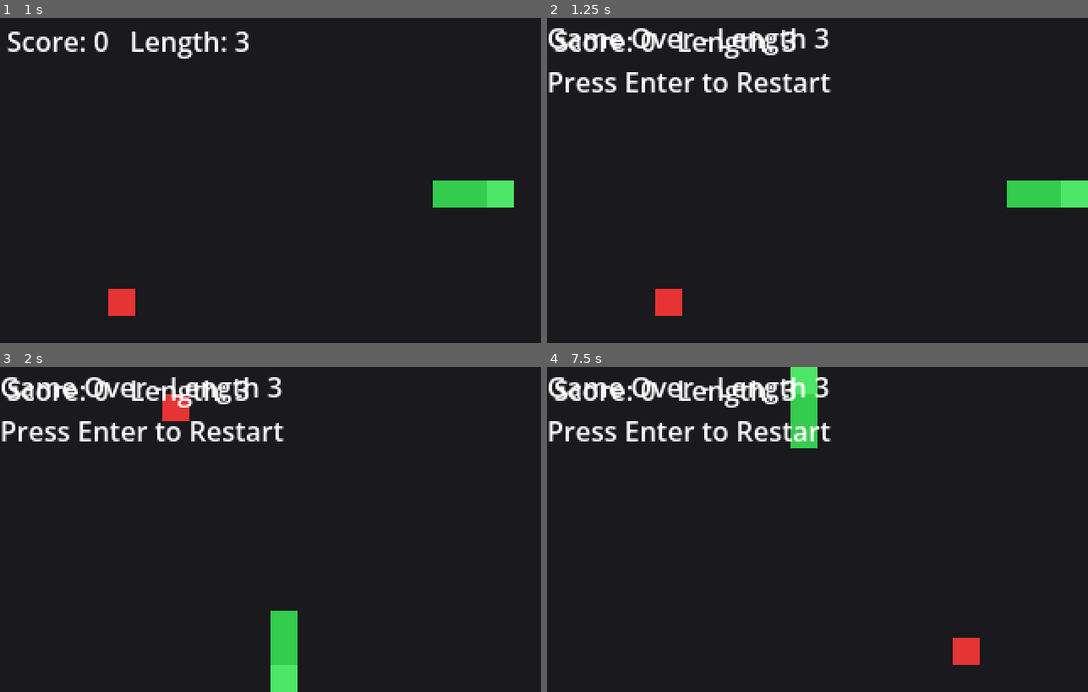
Above: before the commit, frames 1-4 (two rows, left to right).
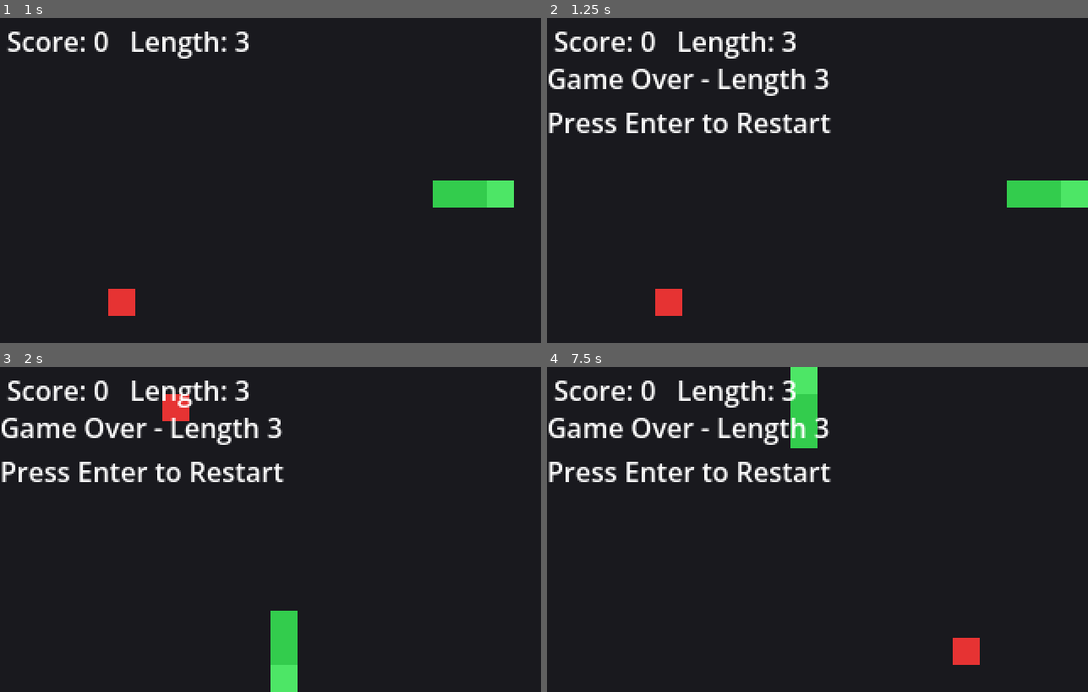
Above: after the commit, the same moments.

Repository: Tassnaz/vibe-code-test
Game: Godot game, scene res://scenes/Game.tscn
Two runs of this game, one before a commit and one after it. Both use one fixed random seed, a clock stepped at 60 frames per second and the inputs below.
Inputs:
- Up to frame 1 (1 s): tap Enter (ui_accept) at 0.5, 0.77 s; hold Right (ui_right) from 0.53 s (still down)
- Up to frame 2 (1.25 s): keep holding Right (ui_right)
- Up to frame 3 (2 s): tap Enter (ui_accept) at 1.25, 1.52 s; release Right (ui_right) at 1.28 s; hold Down (ui_down) from 1.28 s (still down)
- Up to frame 4 (7.5 s): tap Enter (ui_accept) at 2, 3.02, 3.77, 4.52, 6.02, 6.77 s; release Down (ui_down) at 2.03 s; hold Right (ui_right) 2.03-2.78 s; hold Up (ui_up) 2.78-3.53 s; hold Left (ui_left) 3.53-5.03 s; hold Down (ui_down) 5.03-5.78 s; hold Right (ui_right) 5.78-6.53 s; hold Up (ui_up) 6.53-7.28 s; hold Right (ui_right) from 7.28 s (still down)

Frame 1 is identical in both runs. In frame 2, 4.9% of the frame differs, in the area x 0-53%, y 3-36%; in frame 3, 4.9%; in frame 4, 4.9%.

Commit message:
Keep game-over label clear of the score label
GameOverLabel used full-rect anchors (0,0 to 1,1), so its box covered
the ScoreLabel's corner even though the centered text itself landed
lower on screen. Push its top edge down below the score row so the
two never overlap regardless of text length or alignment.

Co-Authored-By: Claude Sonnet 5 <noreply@anthropic.com>

Diff:
--- a/project.godot
+++ b/project.godot
@@ -22,7 +22,6 @@
 window/size/window_width_override=960
 window/size/window_height_override=576
 window/stretch/mode="viewport"
-window/stretch/aspect="keep"
 
 [physics]
 
--- a/scenes/Game.tscn
+++ b/scenes/Game.tscn
@@ -1,25 +1,27 @@
-[gd_scene load_steps=2 format=3]
+[gd_scene format=3 uid="uid://dwyx4atrlaty5"]
 
-[ext_resource type="Script" path="res://scripts/game.gd" id="1_script"]
+[ext_resource type="Script" uid="uid://2toaka60lxx6" path="res://scripts/game.gd" id="1_script"]
 
-[node name="Game" type="Node2D"]
+[node name="Game" type="Node2D" unique_id=1786840624]
 script = ExtResource("1_script")
 
-[node name="MoveTimer" type="Timer" parent="."]
+[node name="MoveTimer" type="Timer" parent="." unique_id=2035510014]
 wait_time = 0.12
 
-[node name="ScoreLabel" type="Label" parent="."]
+[node name="ScoreLabel" type="Label" parent="." unique_id=1237225875]
 offset_left = 4.0
 offset_top = 2.0
 offset_right = 220.0
 offset_bottom = 20.0
 text = "Score: 0   Length: 3"
 
-[node name="GameOverLabel" type="Label" parent="."]
+[node name="GameOverLabel" type="Label" parent="." unique_id=98855361]
 visible = false
+anchors_preset = 15
 anchor_right = 1.0
 anchor_bottom = 1.0
+offset_top = 24.0
+text = "Game Over
+Press Enter to Restart"
 horizontal_alignment = 1
 vertical_alignment = 1
-text = "Game Over
-Press Enter to Restart"
